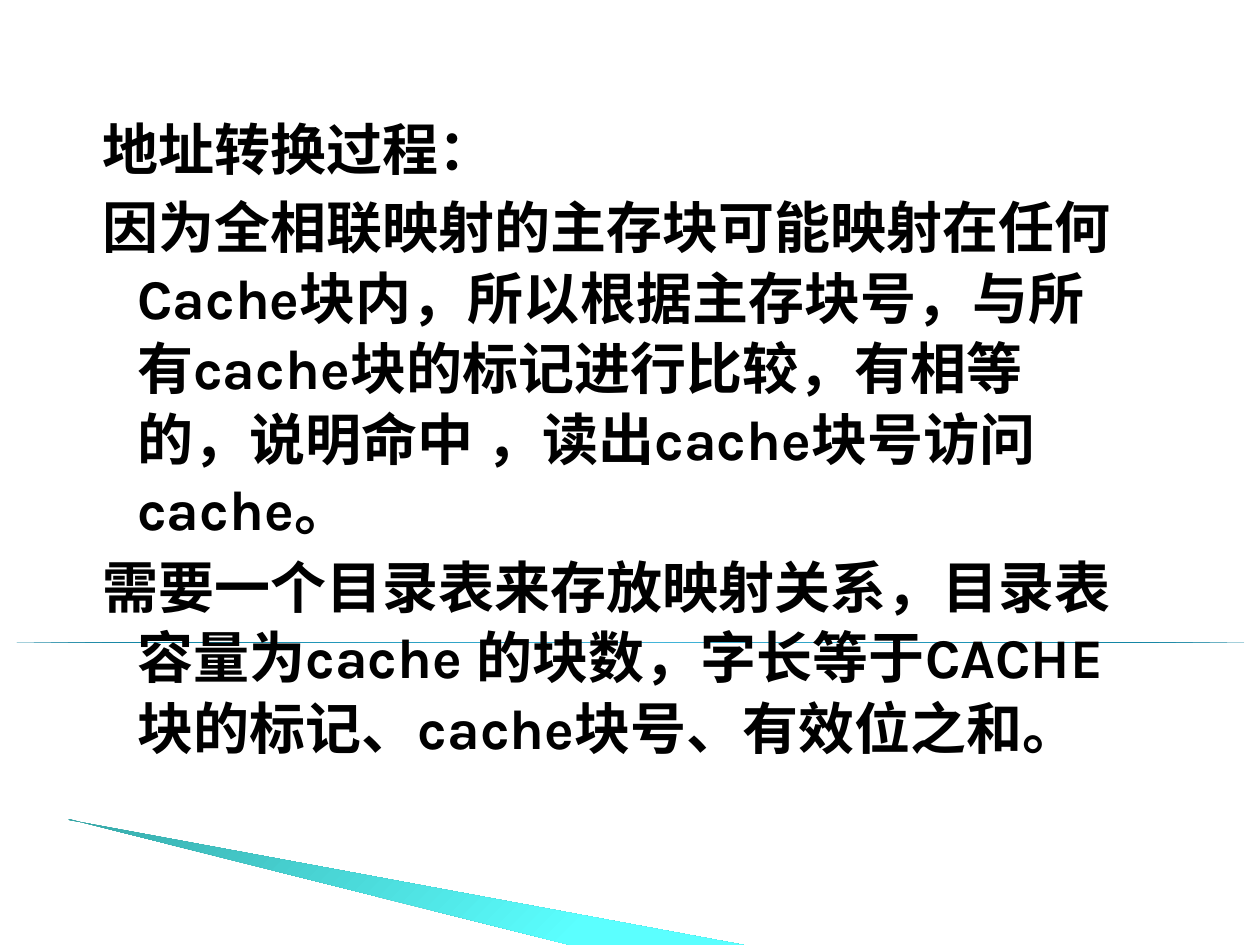
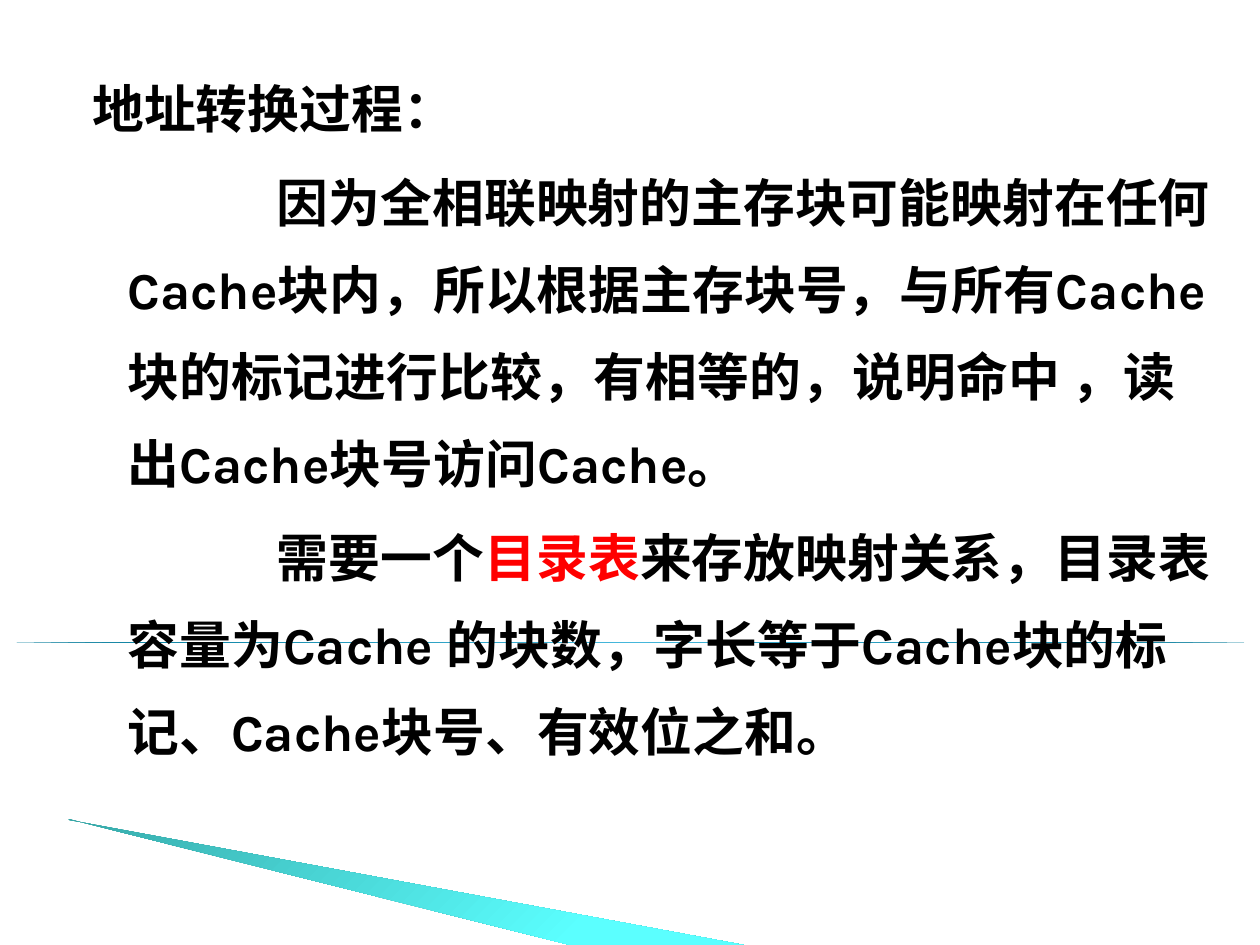
Before and after one commit to edu2act/course-computer-organization, a slide deck: slide 23 of materials/slides/chapter_5_03.ppt. Drawn at 1260x945 pixels with LibreOffice and Linux fonts; fonts in the diff are those of the drawing; background and template pictures are left out. Boxes give left, top, right and bottom in pixels: in the first picture for what was removed or moved away, otherwise in the second. Text is boxed around its words. In the diff, an @@ line names an element or a change of style, - is before the commit and + after.

```diff
--- a/materials/slides/chapter_5_03.ppt
+++ b/materials/slides/chapter_5_03.ppt
@@ text "地址转换过程：": place and size @@
-text "地址转换过程：" at [102, 122, 1110, 754]
+text "地址转换过程：" at [92, 84, 1210, 756]
@@ text at [92, 84, 455, 133]: size 32 to 29.6 pt in "地址转换过程："; line spacing 1.05 to 1.4 @@
@@ text at [127, 177, 1210, 756]: text changed; size 32 to 29.6 pt @@
-因为全相联映射的主存块可能映射在任何Cache块内，所以根据主存块号，与所有cache块的标记进行比较，有相等的，说明命中 ，读出cache块号访问cache。
-需要一个目录表来存放映射关系，目录表容量为cache 的块数，字长等于CACHE块的标记、cache块号、有效位之和。
+因为全相联映射的主存块可能映射在任何Cache块内，所以根据主存块号，与所有Cache块的标记进行比较，有相等的，说明命中 ，读出Cache块号访问Cache。
+需要一个目录表来存放映射关系，目录表容量为Cache 的块数，字长等于Cache块的标记、Cache块号、有效位之和。
```
Also in this commit, not shown: 26 other slides changed, 9 slides added, 7 slides removed, 16 other files.
